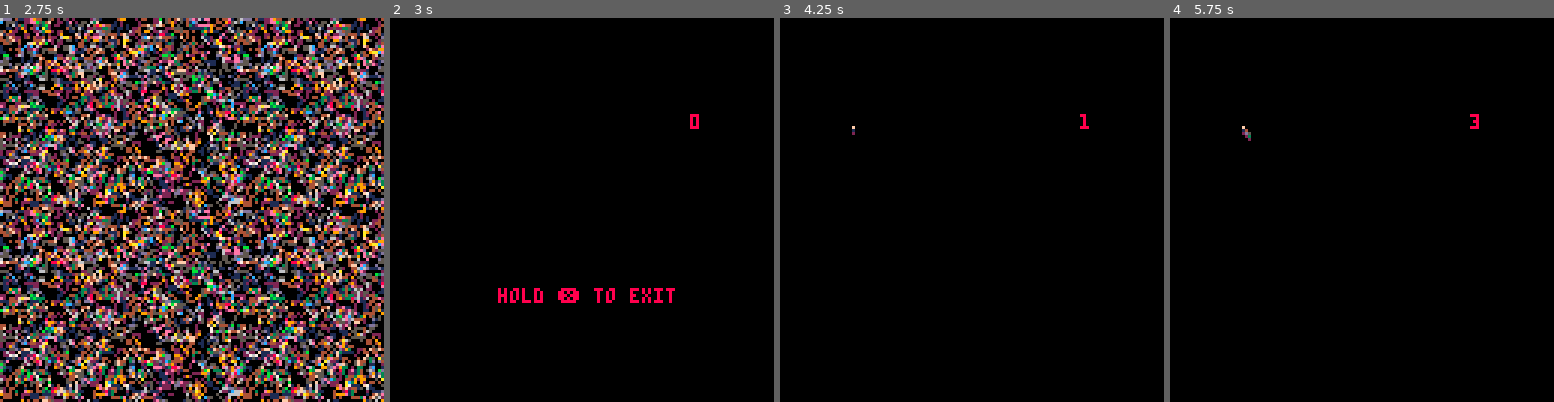
Above: before the commit, frames 1-4 (left to right).
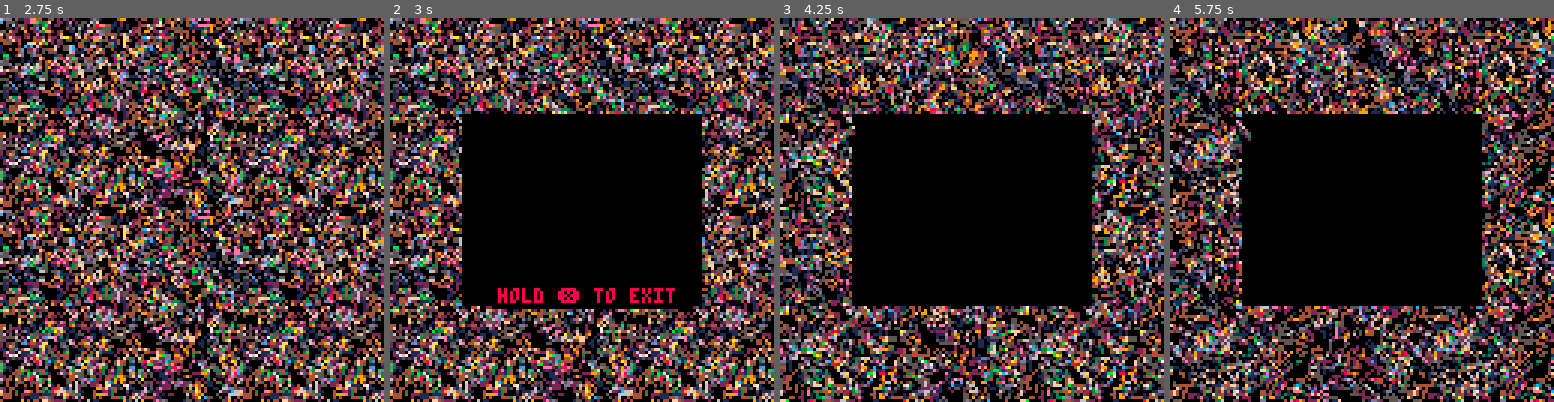
Above: after the commit, the same moments.

Repository: erwinbonsma/PicoGarden
Game: PICO-8 cartridge picogarden.p8
Same seed, same stepped clock (60 frames per second), same inputs: the game is played once before the commit and once after it.
Inputs:
- Up to frame 1 (2.75 s): tap X (X key) at 0.33, 1.07, 1.85 s; tap O (Z key) at 0.7, 1.7, 2.1, 2.5 s; hold Right 1.6-2.1 s; hold Up 2.15-2.42 s; hold Right from 2.47 s (still down)
- Up to frame 2 (3 s): keep holding Right; tap O (Z key) at 2.9 s; tap X (X key) at 2.97 s
- Up to frame 3 (4.25 s): release Right at 3.03 s; hold Left 3.08-3.58 s; tap O (Z key) at 3.3, 3.7, 4.1 s; hold Down 3.63-3.97 s; hold Right from 4.02 s (still down); tap X (X key) at 4.08 s
- Up to frame 4 (5.75 s): tap O (Z key) every 0.4 s from 4.5 to 5.7 s; release Right at 4.68 s; hold Up 4.73-5.03 s; hold Left 5.08-5.68 s; tap X (X key) at 5.2 s; hold Down from 5.73 s (still down)

Frame 1 is identical in both runs. In frame 2, 45% of the frame differs, in the area x 0-100%, y 0-100%; in frame 3, 44%; in frame 4, 42%.

Commit message:
Show borders with plot

Diff:
--- a/picogarden.p8
+++ b/picogarden.p8
@@ -811,8 +811,6 @@
    pset(x,y,pget(x,y)|c)
   end
  end
- local s=u32_tostr(state.steps)
- print(s,104-4*#s,32,7)
 end
 
 function draw_garden()
@@ -824,17 +822,17 @@
 function main_draw()
  cls()
 
- if state.viewmode!=0 then
-  if state.viewmode==5 then
-   draw_garden()
-  else
-   draw_gol(
-    state.viewmode,
-    state.gols[state.viewmode]
-   )
-  end
-  draw_border()
+ if state.viewmode%5==0 then
+  draw_garden()
  else
+  draw_gol(
+   state.viewmode,
+   state.gols[state.viewmode]
+  )
+ end
+ draw_border()
+ if state.viewmode==0 then
+  rectfill(24,32,103,95,0)
   draw_plot()
  end
 
